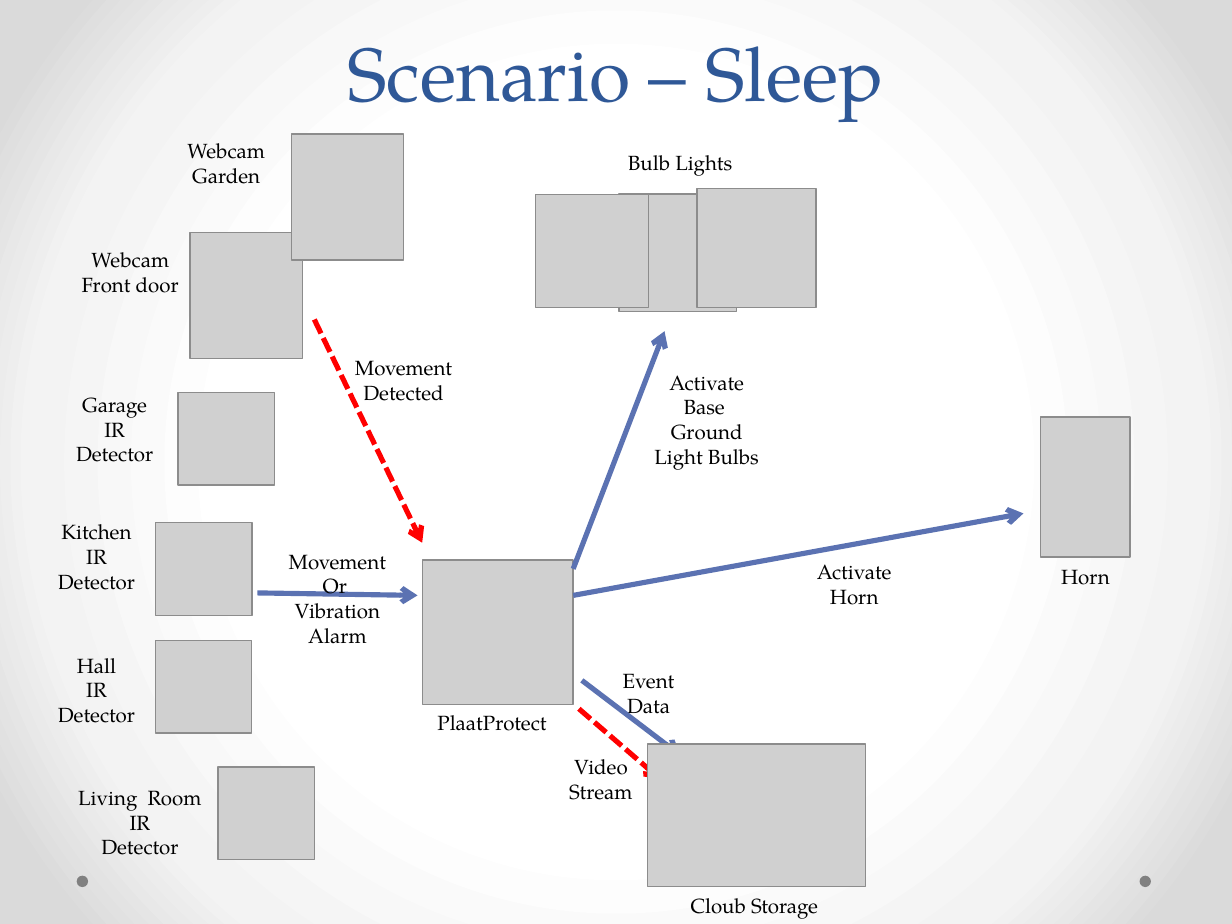
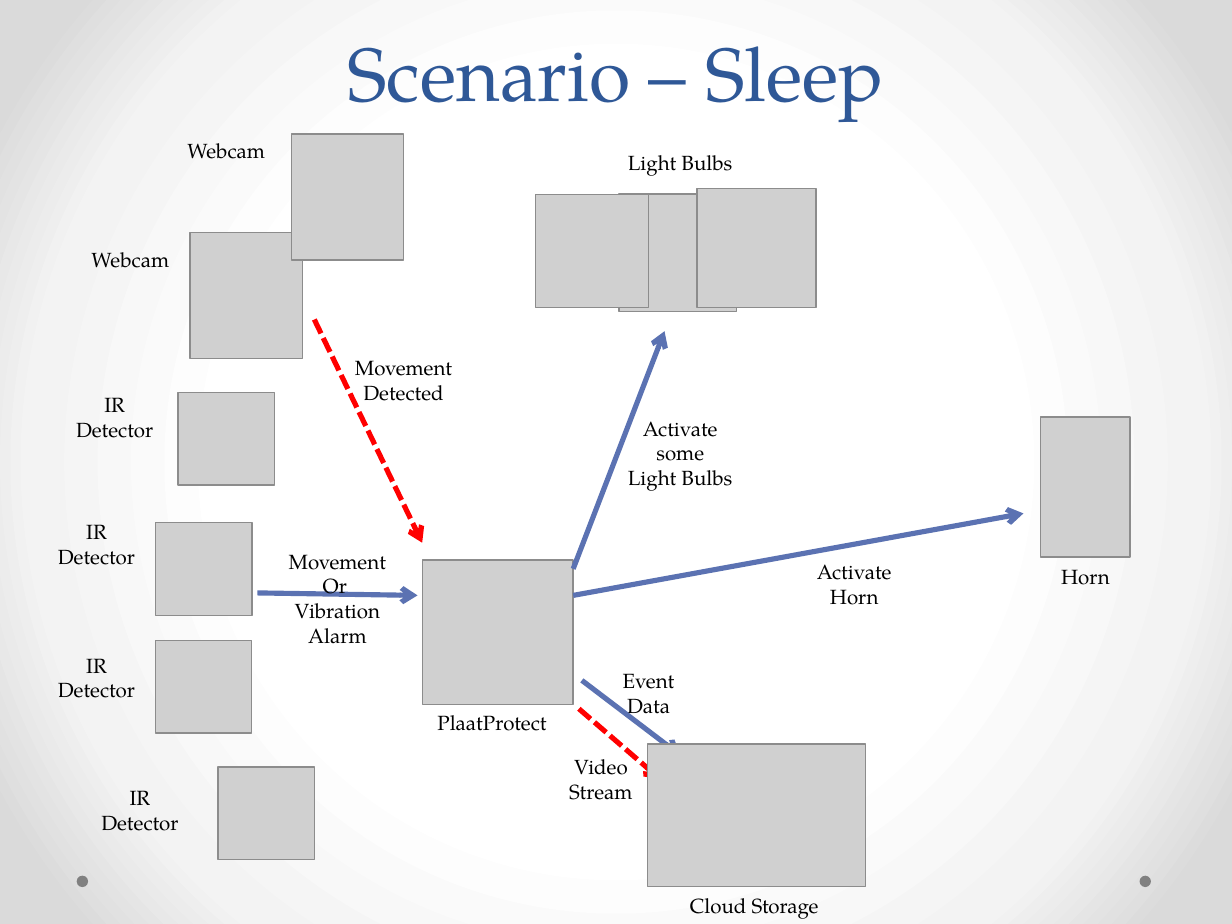
Before and after one commit to plaatsoft/plaatprotect, a slide deck: slide 10 of doc/ppt/PlaatProtect Design.pptx. Drawn at 1232x924 pixels with LibreOffice and Linux fonts; fonts in the diff are those of the drawing; grey boxes stand for pictures. Boxes give left, top, right and bottom in pixels: in the first picture for what was removed or moved away, otherwise in the second. Text is boxed around its words. In the diff, an @@ line names an element or a change of style, - is before the commit and + after.

Commit message:
Update powerpoint

```diff
--- a/doc/ppt/PlaatProtect Design.pptx
+++ b/doc/ppt/PlaatProtect Design.pptx
@@ text at bbox=[192, 168, 260, 184]: paragraph removed @@
-Garden
@@ text at bbox=[628, 155, 732, 176]: text changed @@
-Bulb Lights
+Light Bulbs
@@ text at bbox=[82, 277, 179, 293]: paragraph removed @@
-Front door
@@ text at bbox=[82, 397, 147, 418]: paragraph removed @@
-Garage
@@ text "Activate": place and size @@
-text "Activate" at bbox=[654, 375, 759, 470]
+text "Activate" at bbox=[628, 421, 732, 491]
@@ text at bbox=[656, 450, 704, 461]: text changed @@
-Base
-Ground
+some
@@ text at bbox=[61, 524, 131, 540]: paragraph removed @@
-Kitchen
@@ text at bbox=[77, 658, 116, 674]: paragraph removed @@
-Hall
@@ text at bbox=[78, 790, 202, 811]: paragraph removed @@
-Living Room
@@ text at bbox=[690, 898, 819, 919]: text changed @@
-Cloub Storage
+Cloud Storage
```
Also in this commit, not shown: 2 other slides changed, 3 other files.
